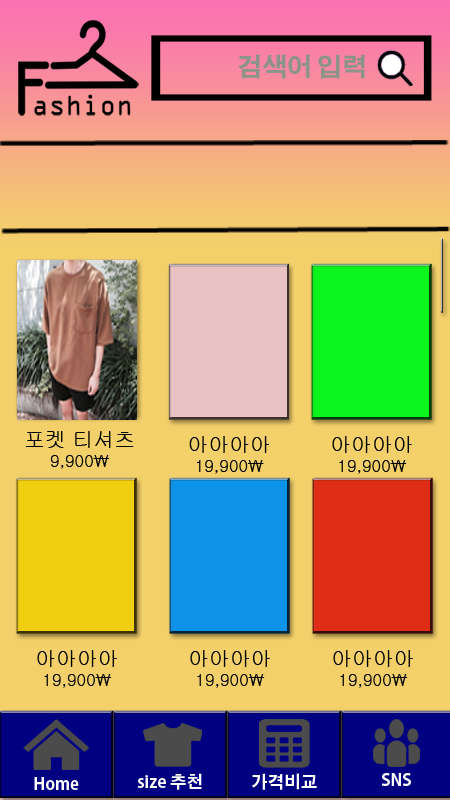
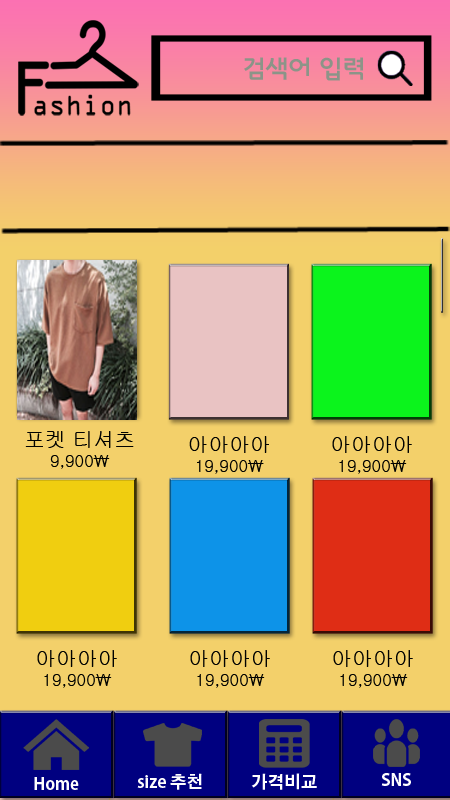
Revision of a layered (450, 800) image; what changed, layer by layer:
painted on "검색어 입력" over (x1=238, y1=54, x2=365, y2=81)
